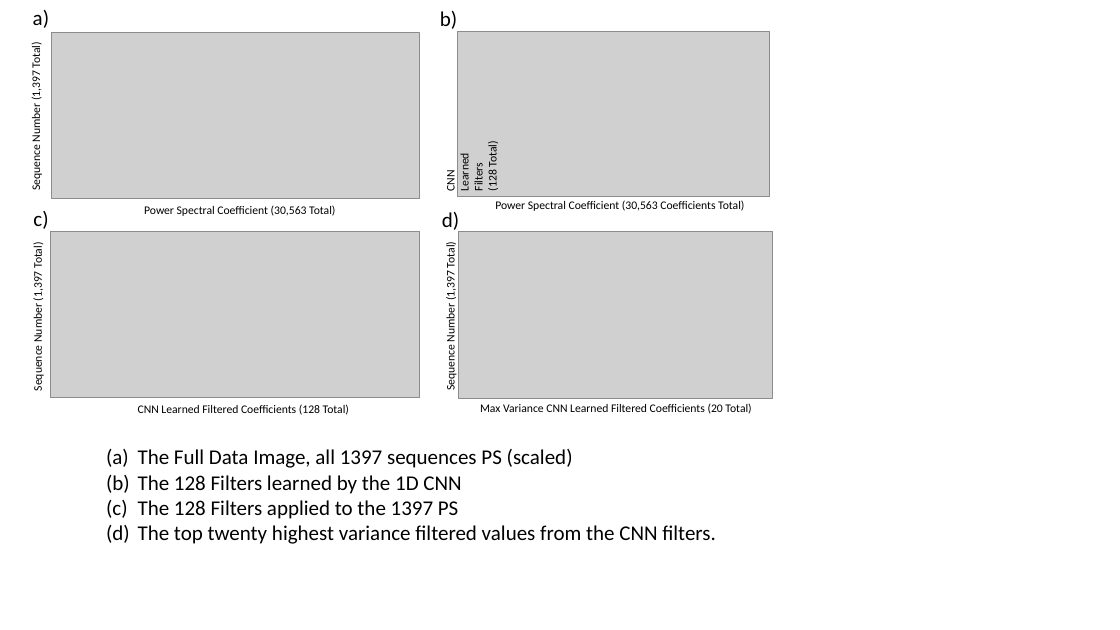
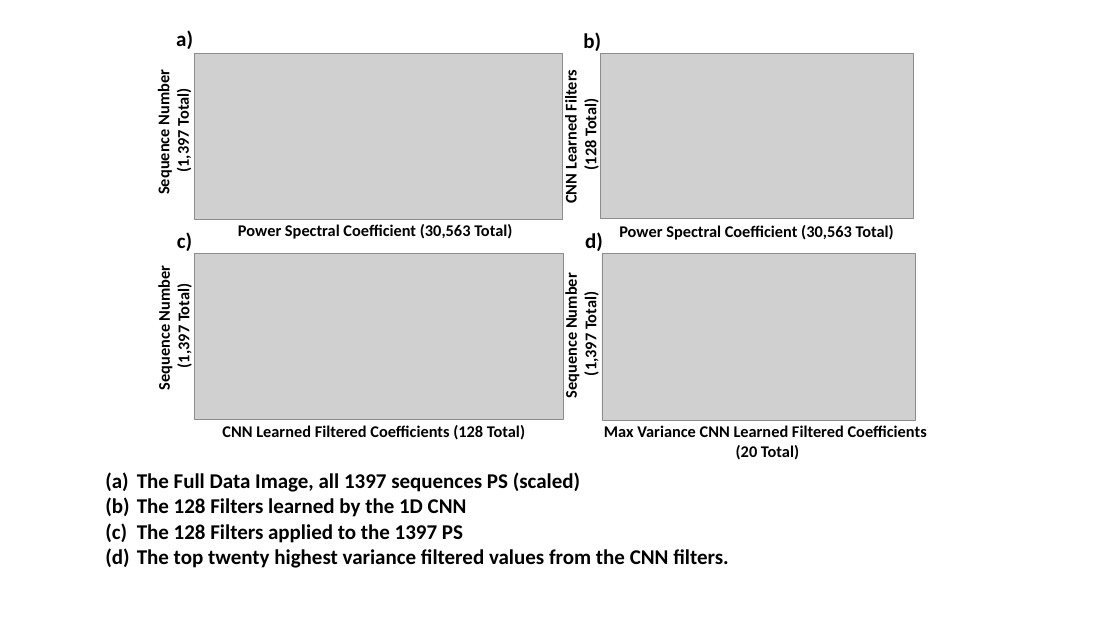
Before and after one commit to mathornton01/biocas2021-VF, a slide deck: slide 1 of Manuscript-06022021/Images/Creative/FilteringPictures.pptx. Drawn at 1120x630 pixels with LibreOffice and Linux fonts; fonts in the diff are those of the drawing; grey boxes stand for pictures. Boxes give left, top, right and bottom in pixels: in the first picture for what was removed or moved away, otherwise in the second. Text is boxed around its words. In the diff, an @@ line names an element or a change of style, - is before the commit and + after.

```diff
--- a/Manuscript-06022021/Images/Creative/FilteringPictures.pptx
+++ b/Manuscript-06022021/Images/Creative/FilteringPictures.pptx
@@ text at [154, 75, 193, 193]: text changed; size 10 to 14 pt; bold on @@
-Sequence Number (1,397 Total)
+Sequence Number
+(1,397 Total)
@@ text at [561, 74, 601, 203]: text changed; size 10 to 14 pt; bold on @@
-CNN Learned Filters (128 Total)
+CNN Learned Filters
+(128 Total)
@@ bold on in 5 elements at [137, 472, 729, 568], [585, 232, 603, 255], [176, 30, 193, 49], [583, 32, 601, 55], [177, 232, 192, 251] @@
@@ 4 pictures, 4 texts: place and size @@
-4 pictures, 4 texts at [33, 10, 772, 399]
+4 pictures, 4 texts at [176, 30, 916, 421]
@@ text "Power Spectral Coefficient (30,563 Total)": place and size @@
-text "Power Spectral Coefficient (30,563 Total)" at [144, 205, 335, 216]
+text "Power Spectral Coefficient (30,563 Total)" at [238, 224, 512, 239]
@@ text "Power Spectral Coefficient (30,563 Total)" at [238, 224, 512, 239]: size 10 to 14 pt, bold on @@
@@ text at [619, 225, 894, 240]: text changed; size 10 to 14 pt; bold on @@
-Power Spectral Coefficient (30,563 Coefficients Total)
+Power Spectral Coefficient (30,563 Total)
@@ text at [154, 271, 194, 389]: text changed; size 10 to 14 pt; bold on @@
-Sequence Number (1,397 Total)
+Sequence Number
+(1,397 Total)
@@ text at [561, 278, 601, 397]: text changed; size 10 to 14 pt; bold on @@
-Sequence Number (1,397 Total)
+Sequence Number
+(1,397 Total)
@@ text "CNN Learned Filtered Coefficients (128 ..." at [222, 425, 525, 440]: size 10 to 14 pt, bold on @@
@@ text "CNN Learned Filtered Coefficients (128 ...": place and size @@
-text "CNN Learned Filtered Coefficients (128 ..." at [138, 404, 349, 415]
+text "CNN Learned Filtered Coefficients (128 ..." at [222, 425, 525, 440]
@@ text at [604, 425, 927, 460]: text changed; size 10 to 14 pt; bold on @@
-Max Variance CNN Learned Filtered Coefficients (20 Total)
+Max Variance CNN Learned Filtered Coefficients
+(20 Total)
@@ text "The Full Data Image, all ...": place and size @@
-text "The Full Data Image, all ..." at [138, 449, 716, 544]
+text "The Full Data Image, all ..." at [137, 472, 729, 568]
```
Also in this commit, not shown: 1 other slide changed, 4 slides added, 8 other files.
